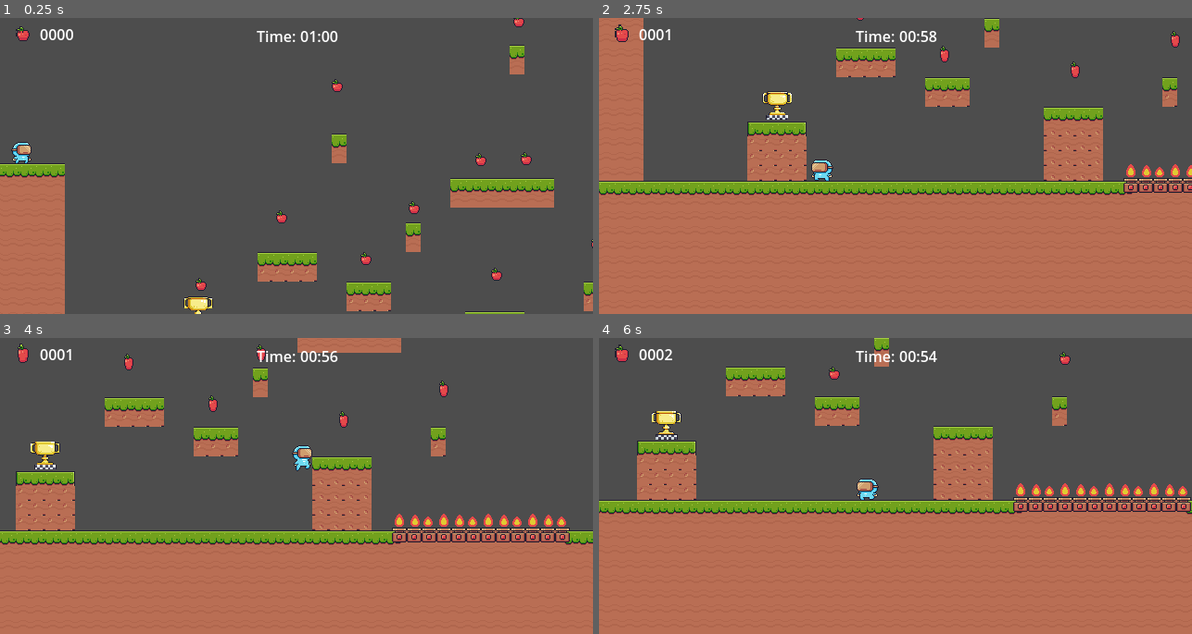
Above: before the commit, frames 1-4 (two rows, left to right).
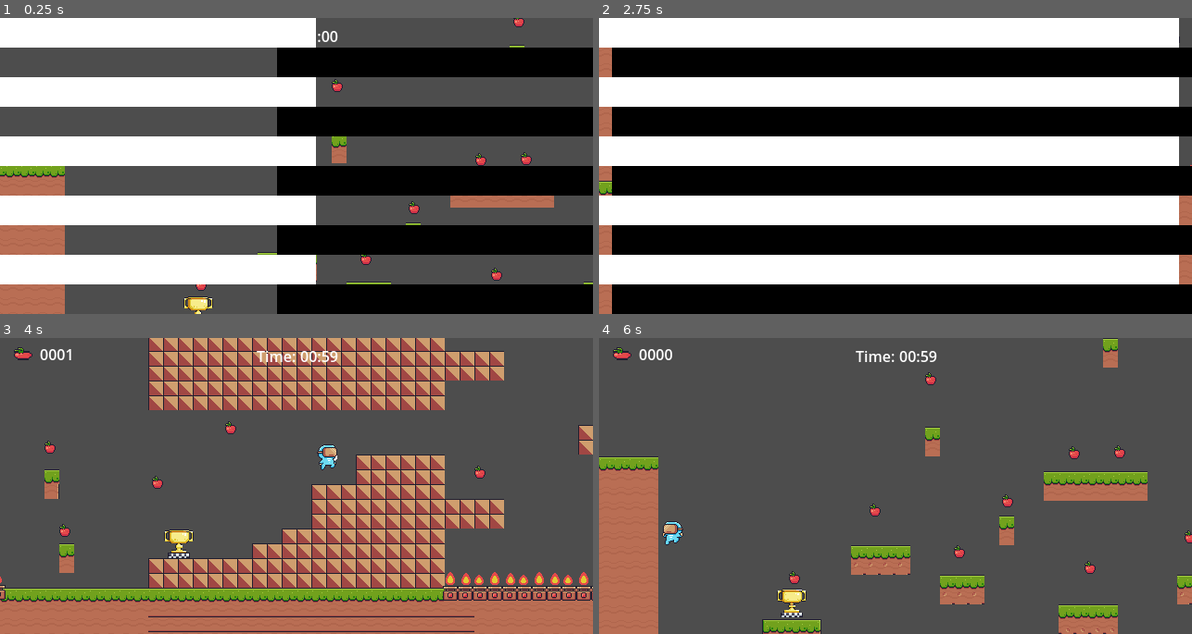
Above: after the commit, the same moments.

Repository: mths0303s/Game-inter
Game: Godot game, scene res://Levels/word.tscn
The game is run twice, just before and just after one commit, with the same random seed, the same clock (stepped at 60 frames per second) and the same inputs.
Inputs:
- Up to frame 1 (0.25 s): no input
- Up to frame 2 (2.75 s): hold Right (ui_right) 0.53-2.03 s; tap Up (ui_up) at 0.77, 1.52 s; hold Left (ui_left) from 2.03 s (still down)
- Up to frame 3 (4 s): release Left (ui_left) at 2.78 s; hold Right (ui_right) from 2.78 s (still down); tap Up (ui_up) at 3.02, 3.77 s
- Up to frame 4 (6 s): release Right (ui_right) at 4.28 s; hold Left (ui_left) 4.28-5.03 s; tap Up (ui_up) at 4.52 s; hold Right (ui_right) 5.03-5.78 s; hold Left (ui_left) from 5.78 s (still down)

The runs differ from the first frame. In frame 1, 53% of the frame differs, in the area x 0-100%, y 0-100%; in frame 2, 98%; in frame 3, 49%; in frame 4, 50%.
Error before the commit: Assertion failed. (res://Scripts/transition.gd:9)

Commit message:
Colocando a navegação com a transição dos níveis

Diff:
--- a/Levels/word-1.tscn
+++ b/Levels/word-1.tscn
@@ -586,7 +586,7 @@
 position = Vector2(988, 66)
 
 [node name="player" parent="." instance=ExtResource("5_3lf42")]
-position = Vector2(-281, -70)
+position = Vector2(570, 175)
 
 [node name="fire area" type="Area2D" parent="."]
 position = Vector2(380, 186)
@@ -718,6 +718,7 @@
 
 [node name="goal" parent="." instance=ExtResource("12_il66v")]
 position = Vector2(663, 125)
+next_level = "res://Levels/word.tscn"
 
 [node name="transition" type="CanvasLayer" parent="."]
 script = ExtResource("13_exq2c")
--- a/Levels/word.tscn
+++ b/Levels/word.tscn
@@ -718,21 +718,16 @@
 
 [node name="goal" parent="." instance=ExtResource("12_puafd")]
 position = Vector2(-90, 92)
-next_level = "\"res://Levels/word-1.tscn\""
+next_level = "res://Levels/word-1.tscn"
 
 [node name="transition" type="CanvasLayer" parent="."]
 script = ExtResource("13_0vw0w")
 
 [node name="color_rect" type="ColorRect" parent="transition"]
-visible = false
 material = SubResource("ShaderMaterial_sn8ti")
 anchors_preset = 15
 anchor_right = 1.0
 anchor_bottom = 1.0
-offset_left = 1.0
-offset_top = -16.0
-offset_right = 1.0
-offset_bottom = -16.0
 grow_horizontal = 2
 grow_vertical = 2
 color = Color(0, 0, 0, 1)
--- a/Scripts/goal.gd
+++ b/Scripts/goal.gd
@@ -2,6 +2,7 @@
 @onready var anim = $anim
 @onready var transition = get_parent().get_node("transition")
 @export var next_level :  String = ""
+@onready var color_rect: ColorRect = $"../transition/color_rect"
 
 
 func _on_body_entered(body):
@@ -9,10 +10,15 @@
 	anim.play("moving")
 	if body.name == "player" and !next_level == "":
 		transition.change_scene(next_level)
+		transition.show_new_scene()
 	else:
 		print("No scene loaded")
 
 
 func _on_body_exited(body):
-	print("O player deixou o troféu o troféu!")
+	print("O player deixou o troféu!")
 	anim.play("idle")
+
+func show_new_scene():
+	var show_transition = get_tree().create_tween()
+	show_transition.tween_property(color_rect, "threshold", 0.0, 0.5).from(1.0)
--- a/Scripts/transition.gd
+++ b/Scripts/transition.gd
@@ -1,9 +1,16 @@
 extends CanvasLayer
 
 @onready var color_rect: ColorRect = $color_rect
+
+func _ready():
+	show_new_scene()
 
 func change_scene(path, delay = 2.5):
 	var scene_transition = get_tree().create_tween()
 	scene_transition.tween_property(color_rect, "threshold", 1.0, 1.5)
 	await scene_transition.finished
 	assert(get_tree().change_scene_to_file(path) == OK)
+
+func show_new_scene():
+	var show_transition = get_tree().create_tween()
+	show_transition.tween_property(color_rect, "threshold", 0.0, 0.5).from(1.0)
--- a/Scripts/word.gd
+++ b/Scripts/word.gd
@@ -4,6 +4,7 @@
 @onready var player_scene = preload("res://actors/player.tscn")
 @onready var camera := $camera as Camera2D
 @onready var control = $HUD/control
+@onready var transition: CanvasLayer = $transition
 
 # Called when the node enters the scene tree for the first time.
 func _ready() -> void:
